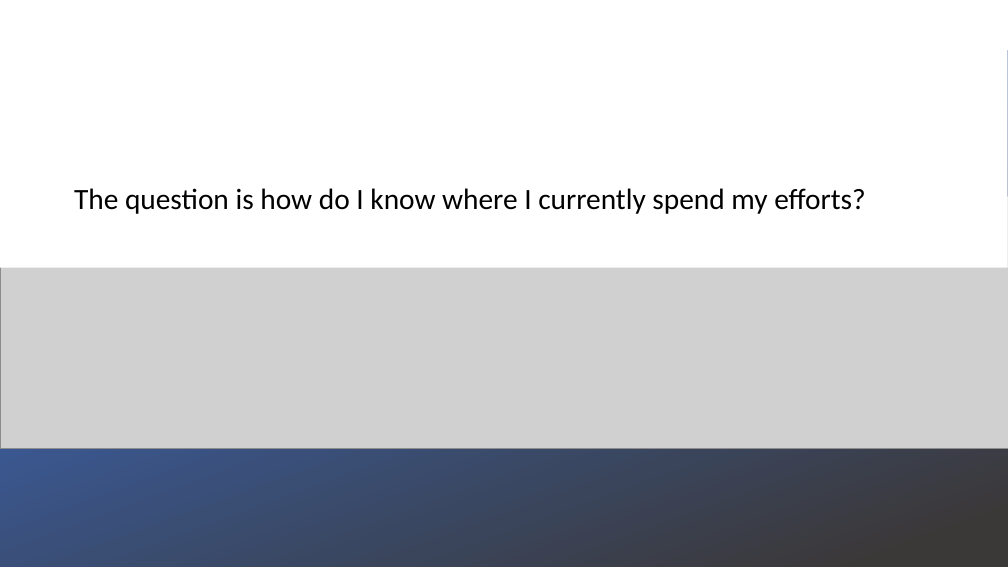
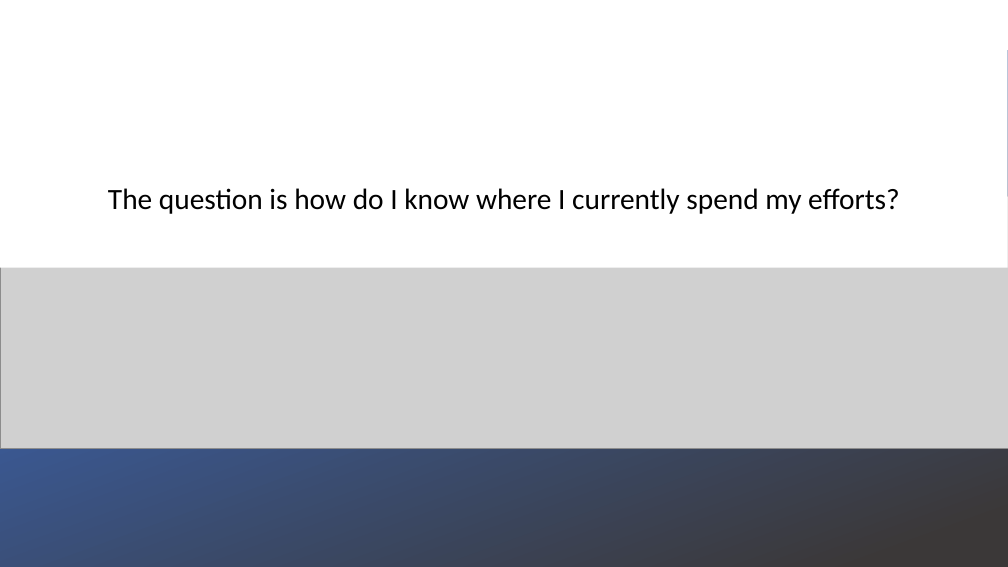
Before and after one commit to VladimirMakarevich/presentations, a slide deck: slide 11 of softskills/self management/self_management.pptx. Drawn at 1008x567 pixels with LibreOffice and Linux fonts; fonts in the diff are those of the drawing; grey boxes stand for pictures. Boxes give left, top, right and bottom in pixels: in the first picture for what was removed or moved away, otherwise in the second. Text is boxed around its words. In the diff, an @@ line names an element or a change of style, - is before the commit and + after.

```diff
--- a/softskills/self management/self_management.pptx
+++ b/softskills/self management/self_management.pptx
@@ title "The question is how do ...": place and size @@
-title "The question is how do ..." at box(74, 188, 866, 214)
+title "The question is how do ..." at box(108, 188, 900, 214)
@@ title "The question is how do ..." at box(108, 188, 900, 214): alignment left to centre @@
```
Also in this commit, not shown: 6 other slides changed, 5 slides added.
